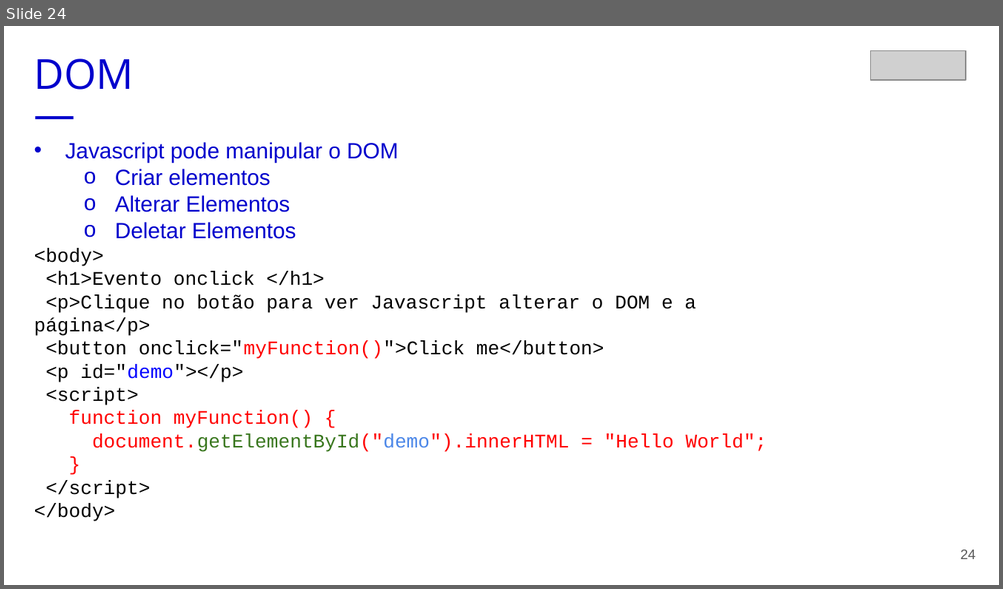
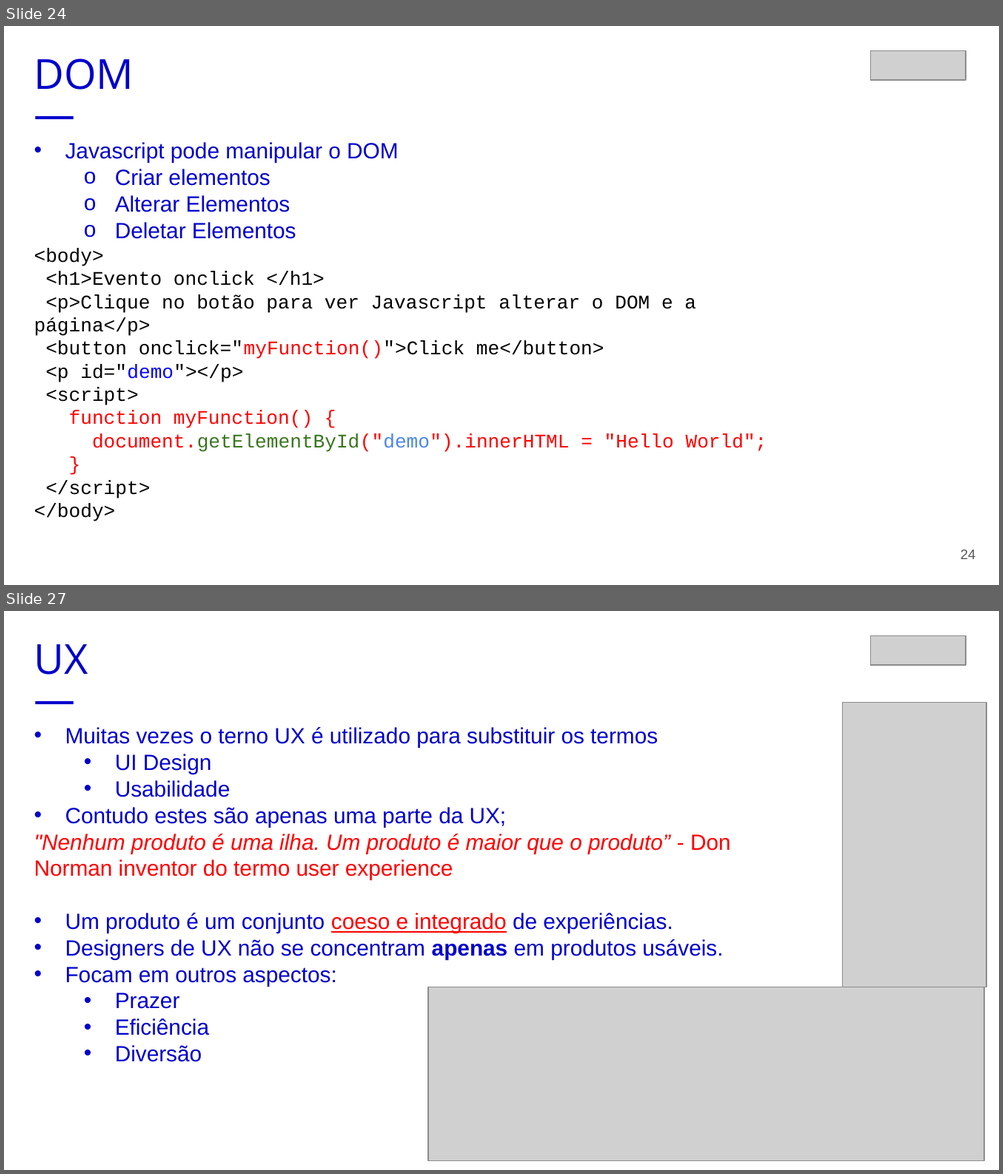
Before and after one commit to ferfox1981/embarque-digital-serpro, a slide deck: aula2/embarque-digital-serpro-aula2.pptx. Shown one above the other, each under a label of ours: slide 24 before the commit, slides 24 and 27 after it; the slides between them are not shown. The pictures are 1003x589 and 1003x1174 pixels, drawn with LibreOffice and Linux fonts; fonts in the diff are those of the drawing; grey boxes stand for pictures. Boxes give left, top, right and bottom in pixels: in the first picture for what was removed or moved away, otherwise in the second. Text is boxed around its words. In the diff, an @@ line names an element or a change of style, - is before the commit and + after.

```diff
--- a/aula2/embarque-digital-serpro-aula2.pptx
+++ b/aula2/embarque-digital-serpro-aula2.pptx
@@ slide 27 added at (4, 611, 999, 1170), background #FFFFFF @@
@@ text added at (34, 644, 88, 675), 30 pt, text #0000CC @@
+UX
+—
@@ picture added at (871, 636, 966, 665) @@
@@ picture added at (842, 703, 987, 987) @@
@@ text added at (34, 727, 731, 1062), 16 pt, text #0000CC @@
+• Muitas vezes o terno UX é utilizado para substituir os termos
+  • UI Design
+  • Usabilidade
+• Contudo estes são apenas uma parte da UX;
+"Nenhum produto é uma ilha. Um produto é maior que o produto” - Don Norman inventor do termo user experience
+• Um produto é um conjunto coeso e integrado de experiências.
+• Designers de UX não se concentram apenas em produtos usáveis.
+• Focam em outros aspectos:
+  • Prazer
+  • Eficiência
+  • Diversão
@@ picture added at (428, 988, 984, 1162) @@
```
Also in this commit, not shown: 8 slides changed, 3 other slides added, 3 other files.
